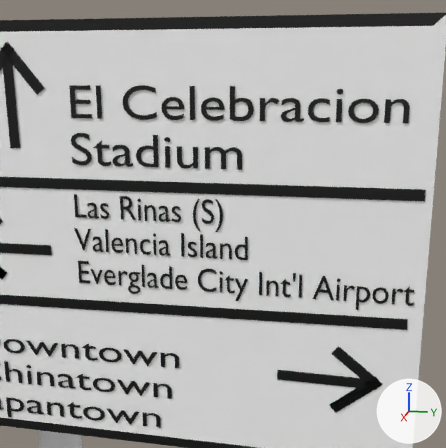
Renders of the FBX model Assets/Models/UK_junction_sign_7.fbx from each side of a commit.
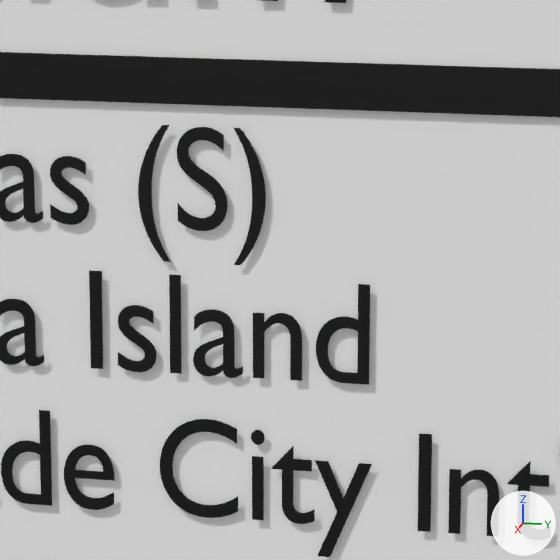
There are two pictures of each version: one from a 50 mm lens placed at (47.52, 14.98, 45.33), pointed at (1.88, 5.86, 33.92), one close up on the part from 36% to 66% of the width and 38% to 67% of the height. Lighting does not change. The marker at lower right points along +X, +Y and +Z. Where no turn or scale is listed for an object, it has been applied to the vertices.
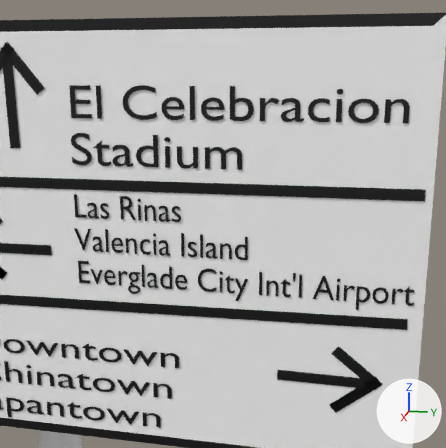
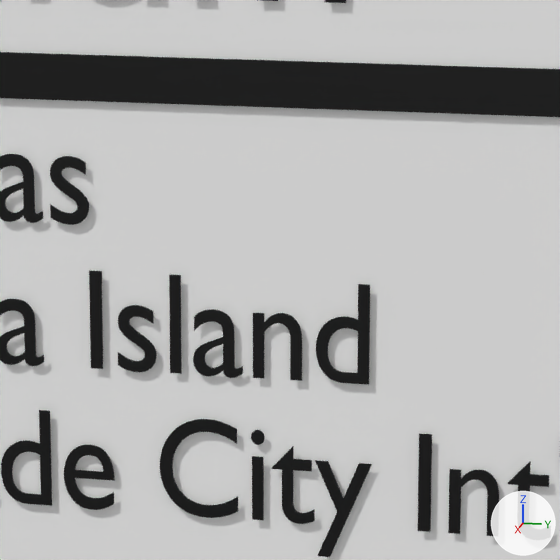
What changed in the scene script:
```text
Change me_text_003:
    where me_text_003.from_pydata(...)  # 3697 vertices, 3623 faces; spans x 0.0, y 0.0..26.8, z -9.0..-0.8
    used by ob_text_001; location = (2.17, -6.4, 36.74)
    me_text_003 part 1: the loose piece of 122 vertices spanning x 0.0, y 10.7..11.6, z -2.8..-0.9 is deleted
    me_text_003 part 2: the loose piece of 50 vertices spanning x 0.0, y 11.7..12.3, z -3.4..-0.8 is deleted
    me_text_003 part 3: the loose piece of 50 vertices spanning x 0.0, y 9.9..10.5, z -3.4..-0.8 is deleted
```

Location of each change, [x1, y1, x2, y2] in pixels of the close-ups (560 x 560 px):
'Text.001', reshaped: before [0, 125, 551, 557]; after [0, 154, 551, 557]
part 1 of me_text_003, deleted (black): before [177, 127, 228, 231]
part 2 of me_text_003, deleted (black): before [234, 128, 266, 265]
part 3 of me_text_003, deleted (black): before [138, 125, 171, 262]
